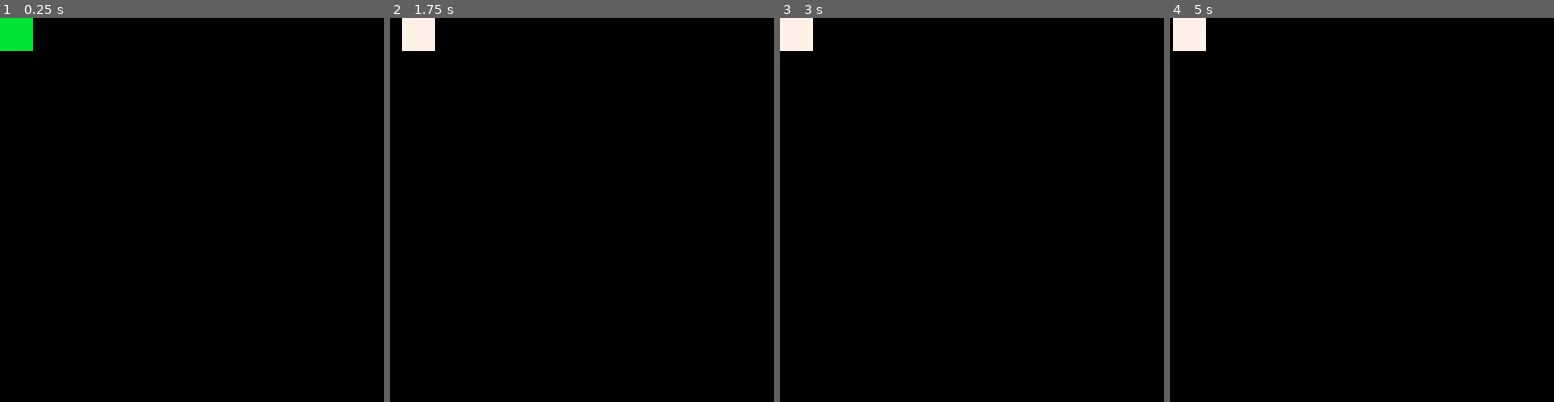
Above: before the commit, frames 1-4 (left to right).
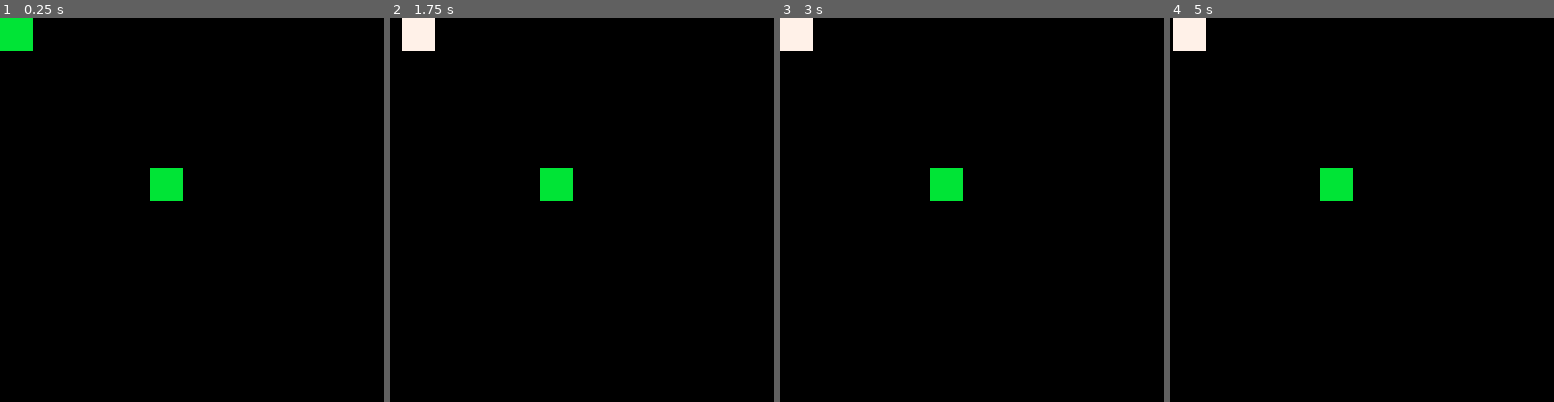
Above: after the commit, the same moments.

Repository: shen-sat/pico_state_machine
Game: PICO-8 cartridge game.p8
Two runs of this game, one before a commit and one after it. Both use one fixed random seed, a clock stepped at 60 frames per second and the inputs below.
Inputs:
- Up to frame 1 (0.25 s): no input
- Up to frame 2 (1.75 s): hold Right from 1.6 s (still down)
- Up to frame 3 (3 s): release Right at 2.1 s; hold Up 2.15-2.42 s; hold Right from 2.47 s (still down)
- Up to frame 4 (5 s): release Right at 3.03 s; hold Left 3.08-3.58 s; hold Down 3.63-3.97 s; hold Right 4.02-4.68 s; hold Up from 4.73 s (still down)

The runs differ from the first frame. In frame 1, 0.7% of the frame differs, in the area x 39-48%, y 39-48%; in frame 2, 0.7%; in frame 3, 0.7%; in frame 4, 0.7%.

Commit message:
Add amnimal and basic animal draw

Diff:
--- /dev/null
+++ b/animal/anims/animal_idle_anim.lua
@@ -0,0 +1,11 @@
+local animal_idle_anim = {
+  id = 'idle_anim',
+  parent = animal,
+  speed = 1,
+  frames = {
+    function()
+      rectfill(animal.x,animal.y,animal.x + 10,animal.y + 10,11)
+    end,
+  },
+  loop = true,
+}
--- /dev/null
+++ b/animal/create_animal.lua
@@ -0,0 +1,26 @@
+function create_animal()
+  animal = {
+    x = 50,
+    y = 50,
+    update = function(self)
+      self.move_state:update()
+    end,
+    draw = function(self)
+      self.draw_state:draw()
+    end,
+    set_move_state = function(self,state_name)
+      local state = self.move_states[state_name]
+      assert(state, "animal: could not find move state for state_name "..state_name)
+      state.start_time = current_time
+      self.move_state = state
+    end,
+    set_draw_state = function(self,state_name)
+      local state = self.draw_states[state_name]
+      assert(state, "animal: could not find draw state for state_name: "..state_name)
+      state.start_time = current_time
+      self.draw_state = state
+    end
+  }
+
+  return animal
+end
--- /dev/null
+++ b/animal/create_animal_draw_states.lua
@@ -0,0 +1,7 @@
+function create_animal_draw_states()
+	local animal_draw_states = {}
+
+	animal_draw_states.idle = create_draw_state(animal_idle_anim)
+
+	return animal_draw_states
+end
--- a/game.p8
+++ b/game.p8
@@ -6,6 +6,15 @@
   -- shared
   #include shared/draw.lua
   #include shared/move.lua
+
+  -------------------------------------- animal
+  #include animal/create_animal.lua
+  animal = create_animal()
+  -- initialize draw states
+  #include animal/anims/animal_idle_anim.lua
+  #include animal/create_animal_draw_states.lua
+  animal.draw_states = create_animal_draw_states()
+  animal:set_draw_state('idle')
 
   --player
   #include player/create_player.lua
@@ -49,4 +58,5 @@
 function _draw()
   cls()
   player:draw()
+  animal:draw()
 end
Not shown, added: animal/.DS_Store
